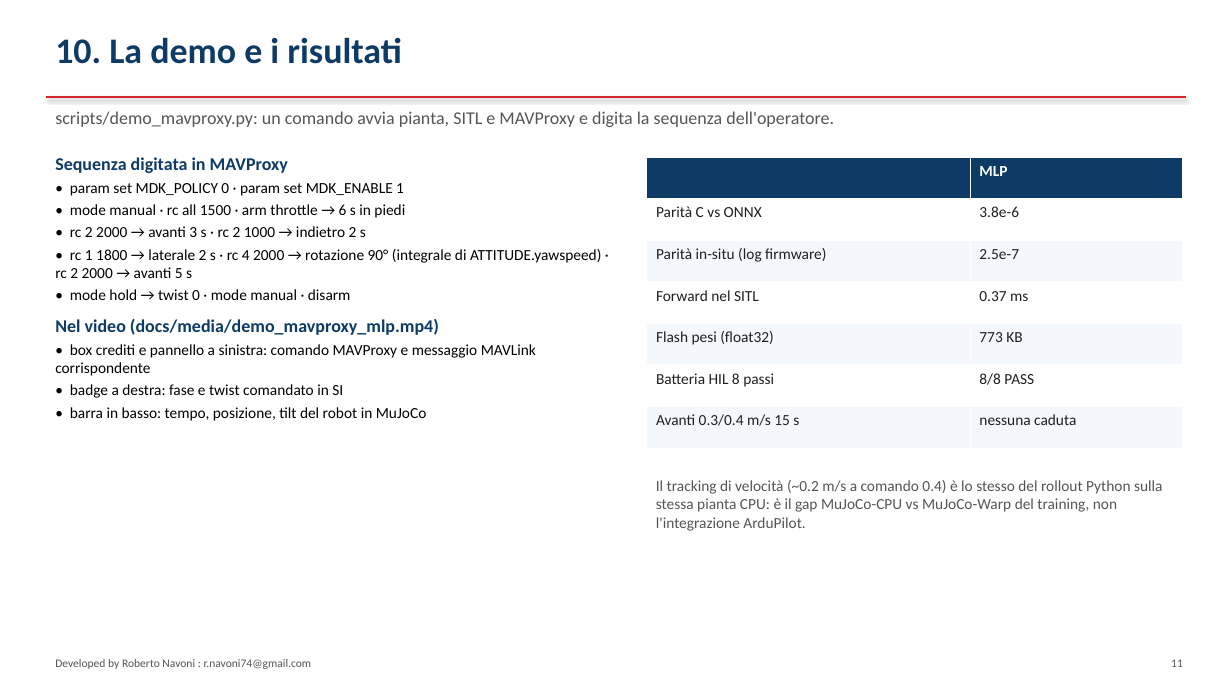
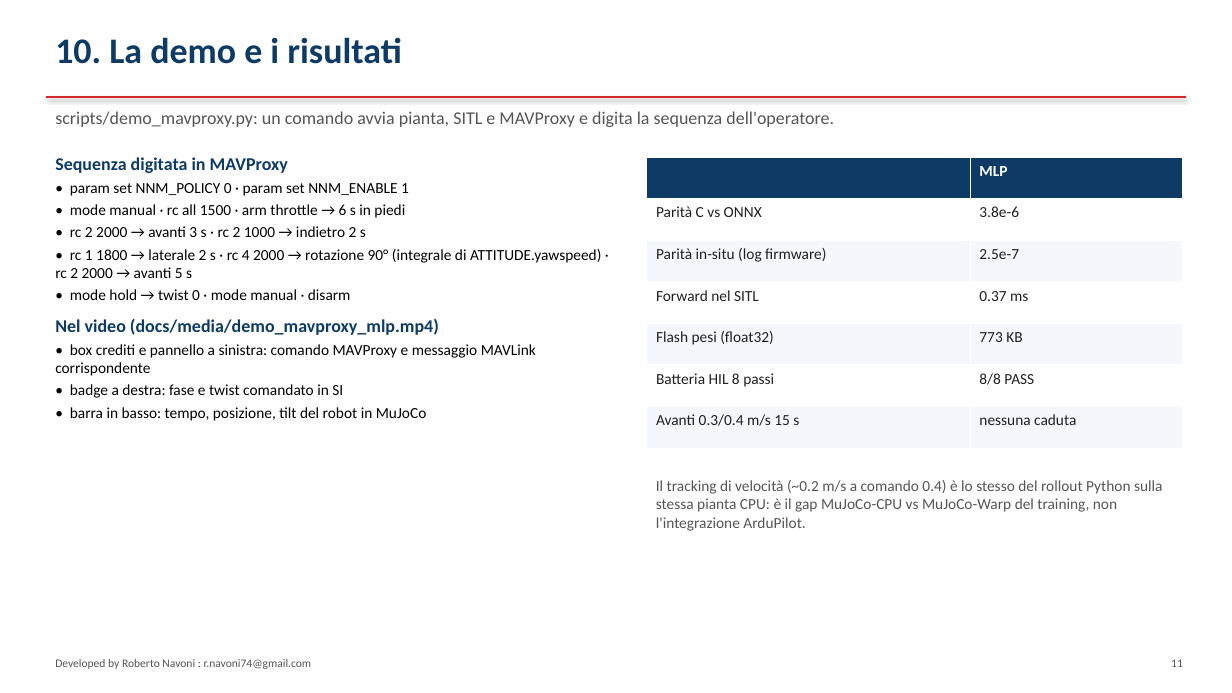
Before and after one commit to virtualrobotix/Arudpilot-Neural-Mixer, a slide deck: slide 11 of docs/architettura-integrazione.pptx. Drawn at 1232x693 pixels with LibreOffice and Linux fonts; fonts in the diff are those of the drawing. Boxes give left, top, right and bottom in pixels: in the first picture for what was removed or moved away, otherwise in the second. Text is boxed around its words. In the diff, an @@ line names an element or a change of style, - is before the commit and + after.

```diff
--- a/docs/architettura-integrazione.pptx
+++ b/docs/architettura-integrazione.pptx
@@ text at [70,183,409,196]: text changed @@
-• param set MDK_POLICY 0 · param set MDK_ENABLE 1
+• param set NNM_POLICY 0 · param set NNM_ENABLE 1
```
Also in this commit, not shown: 10 other slides changed, 24 other files.
